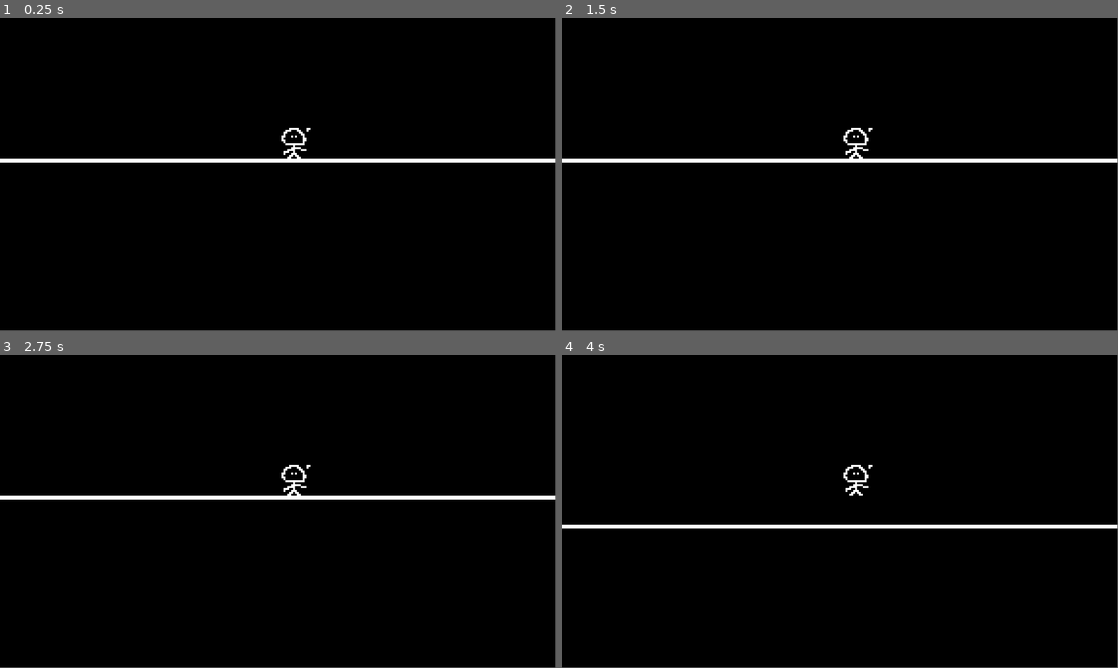
Above: before the commit, frames 1-4 (two rows, left to right).
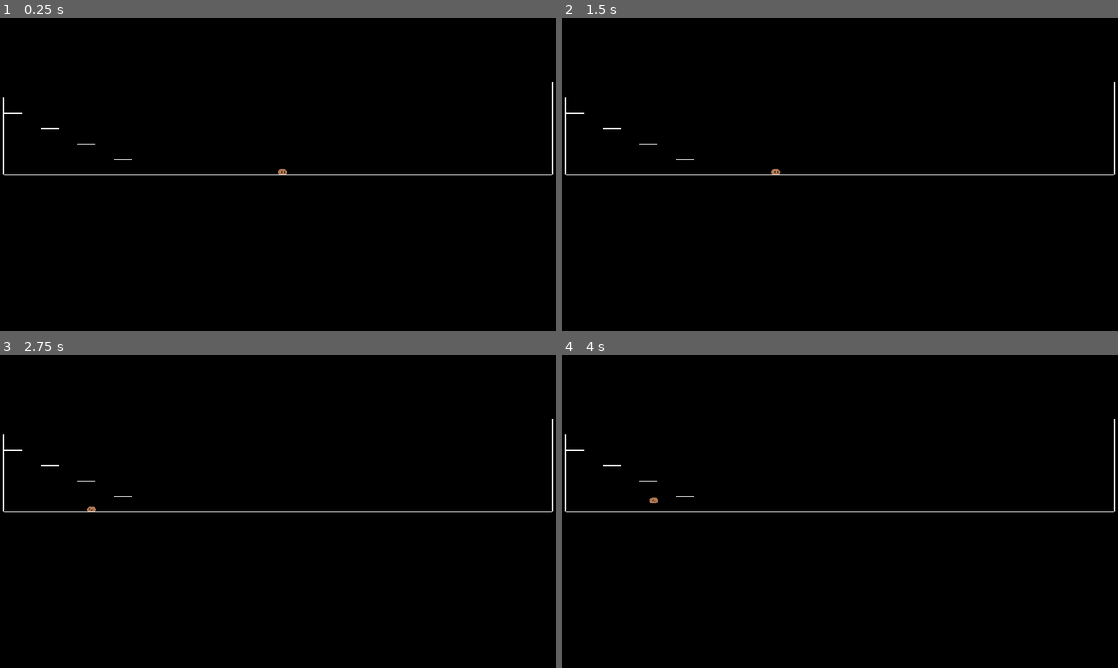
Above: after the commit, the same moments.

Repository: ThomasRieger/Tower-Game
Game: Godot game, scene res://main/World.tscn
Two runs of this game, one before a commit and one after it. Both use one fixed random seed, a clock stepped at 60 frames per second and the inputs below.
Inputs:
- Up to frame 1 (0.25 s): no input
- Up to frame 2 (1.5 s): tap Enter at 0.5 s; hold A (a) 0.53-1.28 s; tap Space (jump) at 0.77, 1.07 s; tap D (d) at 0.8, 1.35 s
- Up to frame 3 (2.75 s): tap Space (jump) at 1.52, 1.55, 1.82, 2.1 s; hold A (a) from 2.03 s (still down)
- Up to frame 4 (4 s): tap Space (jump) at 2.75, 3.02, 3.32, 3.77, 3.8 s; release A (a) at 2.78 s; tap A (a) at 2.85 s; tap D (d) at 3.05 s; hold D (d) from 3.53 s (still down)
In our replay, the window is 799x449 before the commit and 800x450 after it. These sizes can differ from the game's own. Grey fills any space a smaller window leaves; there, only what the larger window draws over its background counts as a difference.

The runs differ from the first frame. In frame 1, 1.9% of the frame differs, in the area x 0-100%, y 20-51%; in frame 2, 1.9%; in frame 3, 1.9%; in frame 4, 1.9%, in the area x 0-100%, y 20-56%.

Commit message:
Add wall jump

Diff:
--- a/Player/Player.gd
+++ b/Player/Player.gd
@@ -1,16 +1,18 @@
 extends CharacterBody2D
 
 const SPEED = 100.0
-const JUMP_VELOCITY = -200.0
+const JUMP_VELOCITY = -250.0
 const GRAVITY = 500.0
 const FALL_MULTIPLIER = 1.5
 const DASH_SPEED = 400.0
 const DASH_LENGHT = 0.1
 
 @onready var dash = $Dash
+@onready var sprite : AnimatedSprite2D = $AnimatedSprite2D
 
 var facing_direction = 0
 var dash_timer = 0.0
+var animation_lock : bool = false
 
 func _physics_process(delta: float) -> void:
 	# Add the gravity.
@@ -21,6 +23,10 @@
 			velocity.y = min(velocity.y, 500)
 		else:  # If jumping up
 			velocity.y += GRAVITY * delta
+
+	# Wall jump
+	if Input.is_action_just_pressed("jump") and is_on_wall():
+		wall_jump()
 
 	# Handle jump.
 	if Input.is_action_just_pressed("jump") and is_on_floor():
@@ -44,20 +50,44 @@
 	# movement
 	var direction := Input.get_axis("a", "d")
 	if direction != 0:
-		velocity.x = direction * effective_speed
+		velocity.x += direction * effective_speed * delta *10
 		facing_direction = direction
+		if facing_direction == -1:
+			sprite.flip_h = true
+		else:
+			sprite.flip_h = false
+		walk()
+
 	else:
 		if dash.is_dashing():
 			var face = facing_direction
 			velocity.x = face * DASH_SPEED
 		else:
 			velocity.x = move_toward(velocity.x, 0, effective_speed)
+			sprite.play("Idle")
 
 	move_and_slide()
 
 func jump():
 	velocity.y = JUMP_VELOCITY
+	wall_jump()
 
 func jump_cut():
 	if velocity.y < -50:
 		velocity.y = -50
+
+func wall_jump():
+	if is_on_wall() and Input.is_action_pressed("a"):
+		velocity.y = JUMP_VELOCITY
+		# left
+		velocity.x = 200
+		print(velocity)
+	elif is_on_wall() and Input.is_action_pressed("d"):
+		velocity.y = JUMP_VELOCITY
+		# right
+		velocity.x = -200
+		print(velocity)
+
+func walk():
+	sprite.play("Walk_loop")
+	animation_lock = true
--- a/Player/Player.tscn
+++ b/Player/Player.tscn
@@ -1,23 +1,112 @@
-[gd_scene load_steps=5 format=3 uid="uid://73xvh87ssiju"]
+[gd_scene load_steps=16 format=3 uid="uid://73xvh87ssiju"]
 
 [ext_resource type="Script" path="res://Player/Player.gd" id="1_is4dm"]
-[ext_resource type="Texture2D" uid="uid://w8k7i5df63q3" path="res://assets/pixil-frame-0.png" id="2_6elub"]
+[ext_resource type="Texture2D" uid="uid://cwo16wc0c0t7g" path="res://assets/slime_anim1.png" id="3_au3ie"]
 [ext_resource type="PackedScene" uid="uid://rfa5r3ov5b2u" path="res://Player/Movement/Dash.tscn" id="3_ymtc8"]
 
 [sub_resource type="RectangleShape2D" id="RectangleShape2D_pkrtw"]
-size = Vector2(11, 15)
+size = Vector2(19, 10.5)
+
+[sub_resource type="AtlasTexture" id="AtlasTexture_6tu0f"]
+atlas = ExtResource("3_au3ie")
+region = Rect2(0, 0, 32, 32)
+
+[sub_resource type="AtlasTexture" id="AtlasTexture_cv5pc"]
+atlas = ExtResource("3_au3ie")
+region = Rect2(32, 0, 32, 32)
+
+[sub_resource type="AtlasTexture" id="AtlasTexture_p0jim"]
+atlas = ExtResource("3_au3ie")
+region = Rect2(32, 128, 32, 32)
+
+[sub_resource type="AtlasTexture" id="AtlasTexture_o6rf6"]
+atlas = ExtResource("3_au3ie")
+region = Rect2(0, 160, 32, 32)
+
+[sub_resource type="AtlasTexture" id="AtlasTexture_at82s"]
+atlas = ExtResource("3_au3ie")
+region = Rect2(32, 32, 32, 32)
+
+[sub_resource type="AtlasTexture" id="AtlasTexture_cwpbc"]
+atlas = ExtResource("3_au3ie")
+region = Rect2(0, 64, 32, 32)
+
+[sub_resource type="AtlasTexture" id="AtlasTexture_ijdyv"]
+atlas = ExtResource("3_au3ie")
+region = Rect2(32, 64, 32, 32)
+
+[sub_resource type="AtlasTexture" id="AtlasTexture_7keff"]
+atlas = ExtResource("3_au3ie")
+region = Rect2(0, 96, 32, 32)
+
+[sub_resource type="AtlasTexture" id="AtlasTexture_pnjvf"]
+atlas = ExtResource("3_au3ie")
+region = Rect2(32, 96, 32, 32)
+
+[sub_resource type="AtlasTexture" id="AtlasTexture_glbvf"]
+atlas = ExtResource("3_au3ie")
+region = Rect2(0, 128, 32, 32)
+
+[sub_resource type="SpriteFrames" id="SpriteFrames_do8vf"]
+animations = [{
+"frames": [{
+"duration": 1.0,
+"texture": SubResource("AtlasTexture_6tu0f")
+}, {
+"duration": 1.0,
+"texture": SubResource("AtlasTexture_cv5pc")
+}],
+"loop": true,
+"name": &"Idle",
+"speed": 2.0
+}, {
+"frames": [{
+"duration": 1.0,
+"texture": SubResource("AtlasTexture_p0jim")
+}, {
+"duration": 1.0,
+"texture": SubResource("AtlasTexture_o6rf6")
+}],
+"loop": false,
+"name": &"Stoping",
+"speed": 5.0
+}, {
+"frames": [{
+"duration": 1.0,
+"texture": SubResource("AtlasTexture_at82s")
+}, {
+"duration": 1.0,
+"texture": SubResource("AtlasTexture_cwpbc")
+}, {
+"duration": 1.0,
+"texture": SubResource("AtlasTexture_ijdyv")
+}, {
+"duration": 1.0,
+"texture": SubResource("AtlasTexture_7keff")
+}, {
+"duration": 1.0,
+"texture": SubResource("AtlasTexture_pnjvf")
+}, {
+"duration": 1.0,
+"texture": SubResource("AtlasTexture_glbvf")
+}],
+"loop": true,
+"name": &"Walk_loop",
+"speed": 6.0
+}]
 
 [node name="Player" type="CharacterBody2D"]
 script = ExtResource("1_is4dm")
 
 [node name="CollisionShape2D" type="CollisionShape2D" parent="."]
-position = Vector2(8.5, -15.5)
+position = Vector2(9, -6.75)
 shape = SubResource("RectangleShape2D_pkrtw")
 
-[node name="Camera2D" type="Camera2D" parent="."]
+[node name="Dash" parent="." instance=ExtResource("3_ymtc8")]
 
-[node name="Pixil-frame-0" type="Sprite2D" parent="."]
-position = Vector2(9, -16)
-texture = ExtResource("2_6elub")
+[node name="AnimatedSprite2D" type="AnimatedSprite2D" parent="."]
+position = Vector2(9, -12)
+sprite_frames = SubResource("SpriteFrames_do8vf")
+animation = &"Stoping"
 
-[node name="Dash" parent="." instance=ExtResource("3_ymtc8")]
+[connection signal="animation_finished" from="AnimatedSprite2D" to="." method="_on_animated_sprite_2d_animation_finished"]
--- a/main/World.tscn
+++ b/main/World.tscn
@@ -296,3 +296,6 @@
 scale = Vector2(2.34545, 1.98335)
 tile_map_data = PackedByteArray("AAD2/wAAAAAAAAAAAAD3/wAAAAAAAAAAAAD4/wAAAAAAAAAAAAD5/wAAAAAAAAAAAAD6/wAAAAAAAAAAAAD7/w …(640 unchanged characters)…
 tile_set = SubResource("TileSet_01q7u")
+
+[node name="Camera2D" type="Camera2D" parent="."]
+zoom = Vector2(0.42, 0.42)
--- a/project.godot
+++ b/project.godot
@@ -17,7 +17,11 @@
 
 [display]
 
-window/stretch/scale=4.0
+window/size/viewport_width=480
+window/size/viewport_height=270
+window/size/window_width_override=1600
+window/size/window_height_override=900
+window/stretch/mode="canvas_items"
 
 [input]
 
Binary file added: assets/slime_anim1.png
Not shown, added: assets/slime_anim1.png.import
